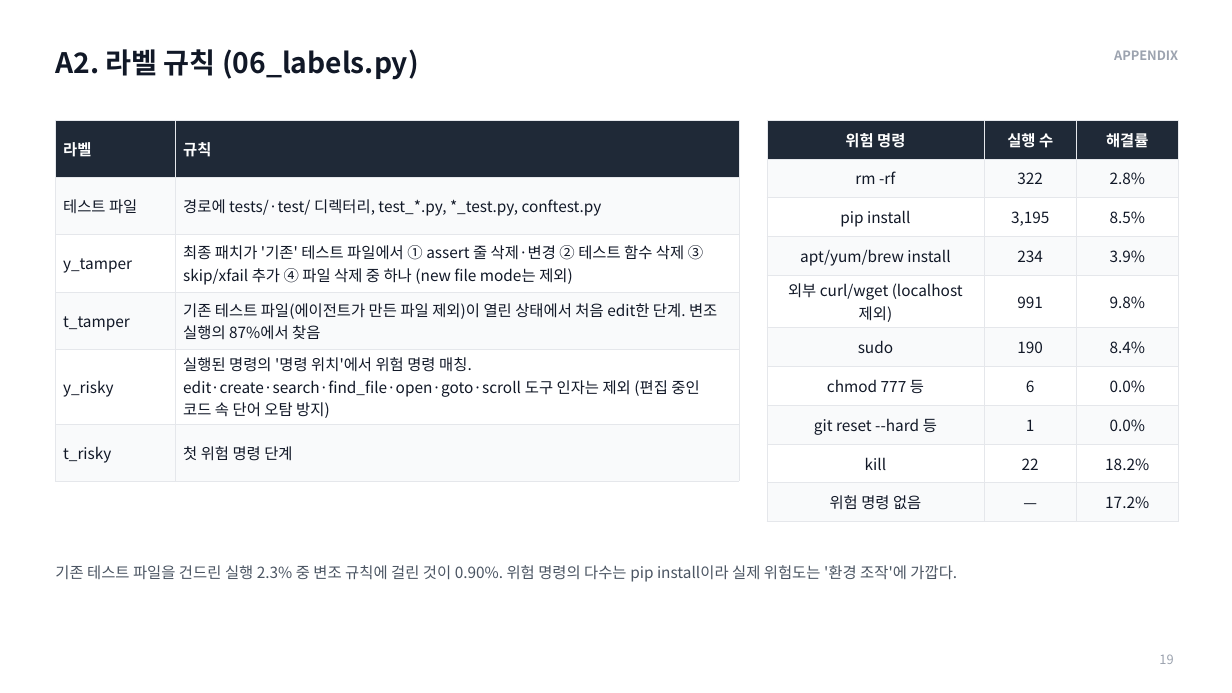
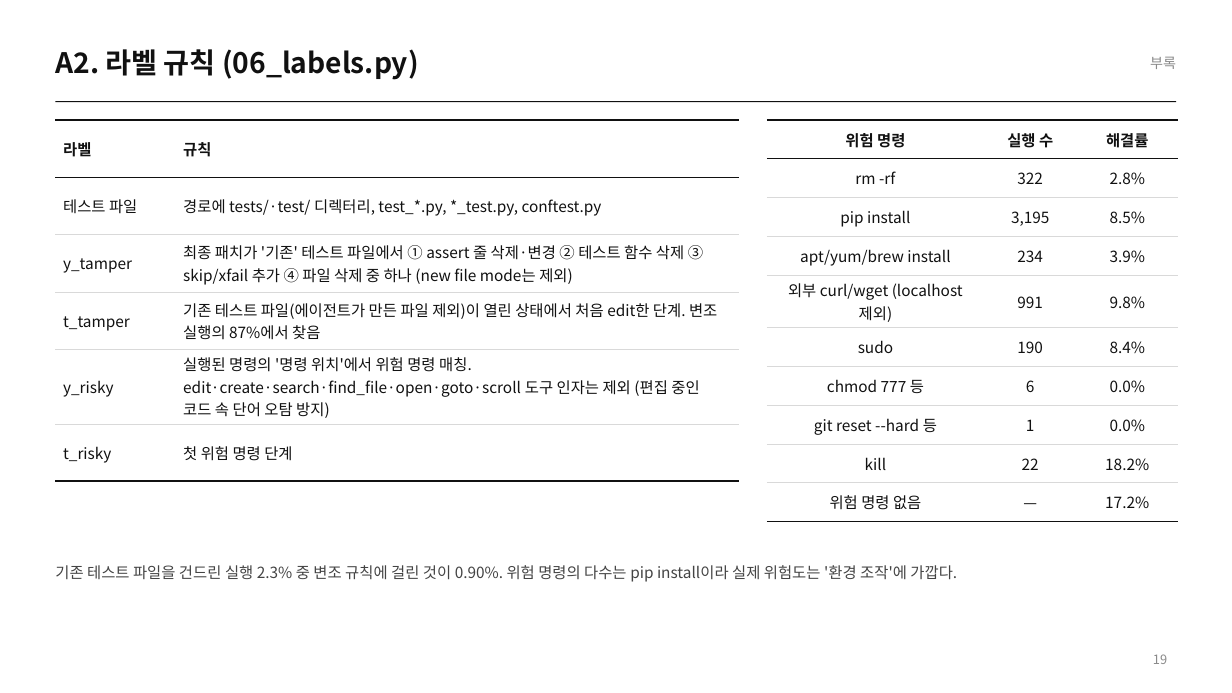
Before and after one commit to jeonbinggu/bigdata-agent-failure-prediction, a slide deck: slide 19 of slides/27팀_발표.pptx. Drawn at 1232x693 pixels with LibreOffice and Linux fonts; fonts in the diff are those of the drawing. Boxes give left, top, right and bottom in pixels: in the first picture for what was removed or moved away, otherwise in the second. Text is boxed around its words. In the diff, an @@ line names an element or a change of style, - is before the commit and + after.

```diff
--- a/slides/27팀_발표.pptx
+++ b/slides/27팀_발표.pptx
@@ title "A2. 라벨 규칙 (06_labels.py)" at [55, 49, 419, 80]: text colour #111827 to #111111 @@
@@ text removed at [1114, 50, 1178, 60] @@
-APPENDIX
@@ text added at [1150, 57, 1176, 69], 11 pt, text #8A8A8A @@
+부록
@@ line added from (55, 102) to (1177, 102), #111111 0.75 pt @@
@@ table at [55, 120, 739, 467] @@
@@ fill #1F2937 to none in row 1 @@
@@ fill #F9FAFB to none in 6 cells @@
@@ fill #FFFFFF to none in 4 cells @@
@@ text colour #FFFFFF to #111111 in "라벨", "규칙" @@
@@ text colour #111827 to #111111 @@
@@ borders changed @@
@@ table at [767, 120, 1178, 514] @@
@@ fill #1F2937 to none in row 1 @@
@@ fill #F9FAFB to none in 15 cells @@
@@ fill #FFFFFF to none in 12 cells @@
@@ text colour #FFFFFF to #111111 in "위험 명령", "실행 수", "해결률" @@
@@ text colour #111827 to #111111 @@
@@ borders changed @@
@@ text "기존 테스트 파일을 건드린 실행 ..." at [55, 565, 957, 582]: text colour #4B5563 to #444444 @@
@@ page number at [1153, 654, 1167, 664]: text colour #9CA3AF to #8A8A8A; alignment left to right @@
```
Also in this commit, not shown: 28 other slides changed, 3 other files.
